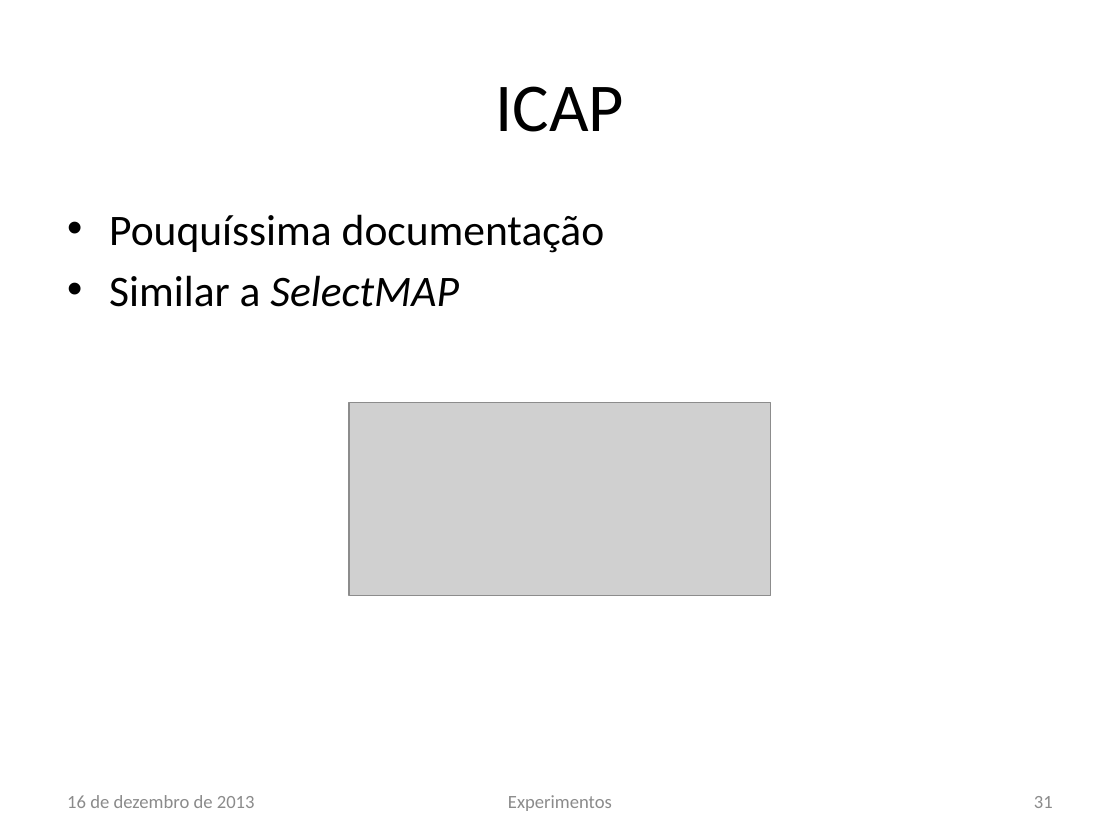
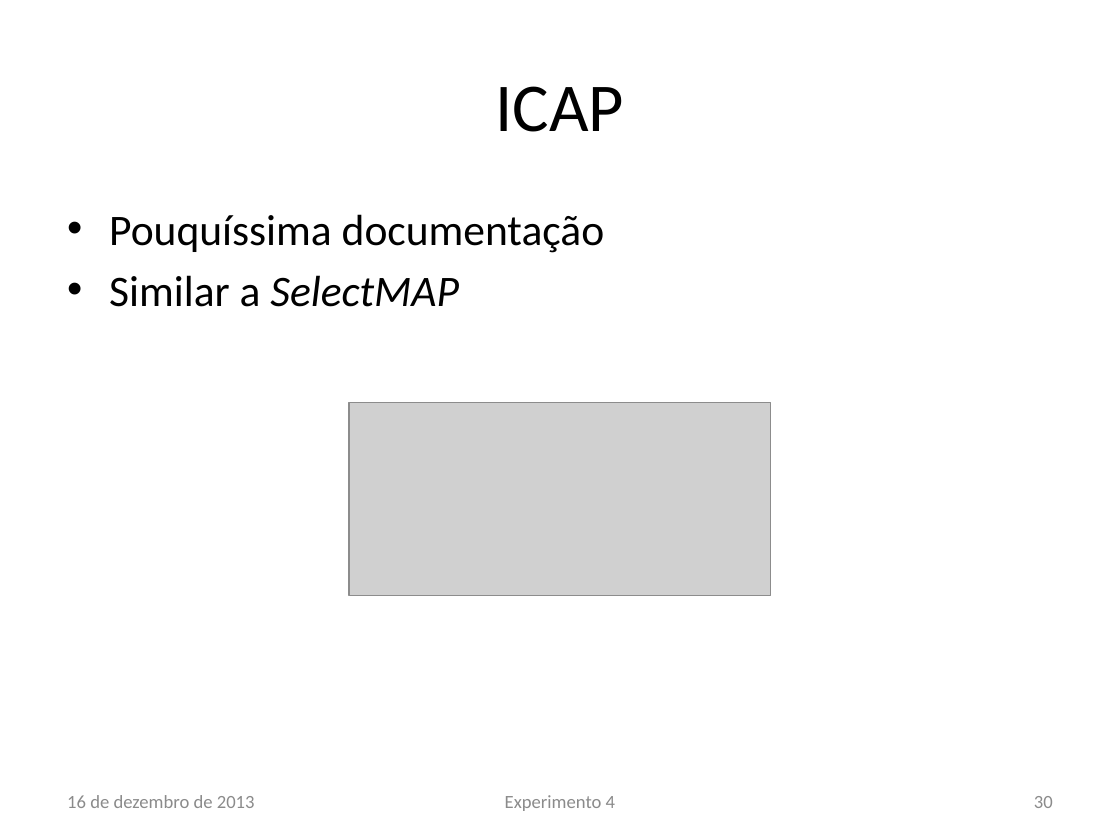
Before and after one commit to lsoliveira459/tg2, a slide deck: slide 30 of Apresentação/Estudo e Implementação de Reconfiguração Dinâmica.pptx (slide 31 before the commit). Drawn at 1120x840 pixels with LibreOffice and Linux fonts; fonts in the diff are those of the drawing; grey boxes stand for pictures; background and template pictures are left out. Boxes give left, top, right and bottom in pixels: in the first picture for what was removed or moved away, otherwise in the second. Text is boxed around its words. In the diff, an @@ line names an element or a change of style, - is before the commit and + after.

```diff
--- a/Apresentação/Estudo e Implementação de Reconfiguração Dinâmica.pptx
+++ b/Apresentação/Estudo e Implementação de Reconfiguração Dinâmica.pptx
@@ text at <box>505,795,615,811</box>: text changed @@
-Experimentos
+Experimento 4
@@ page number at <box>1034,796,1053,808</box>: text changed @@
-31
+30
```
Also in this commit, not shown: 1 other slide changed.
